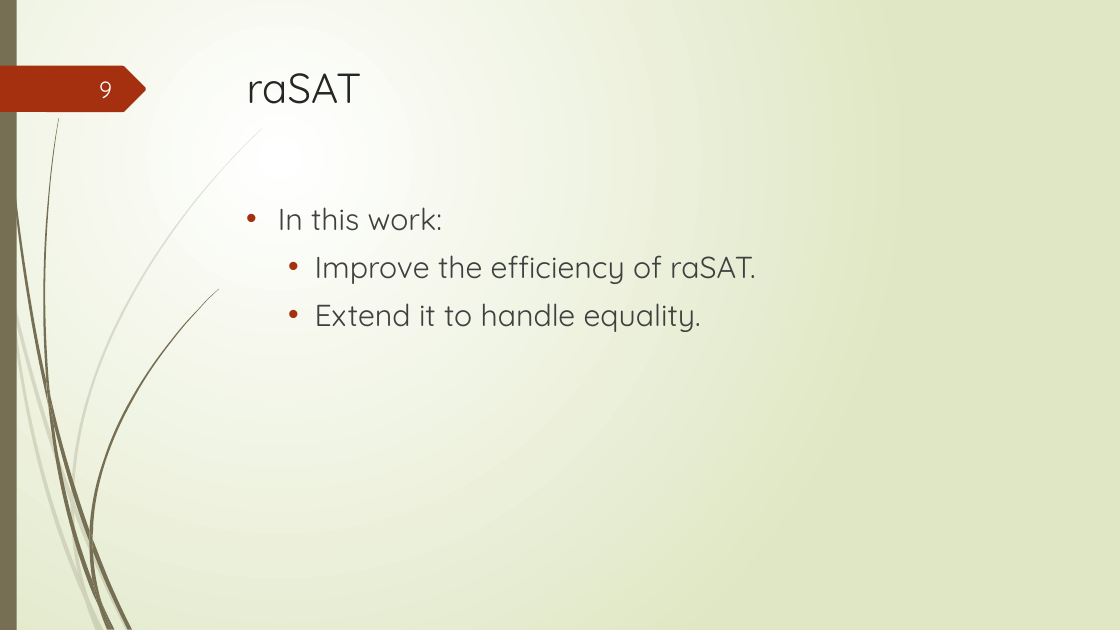
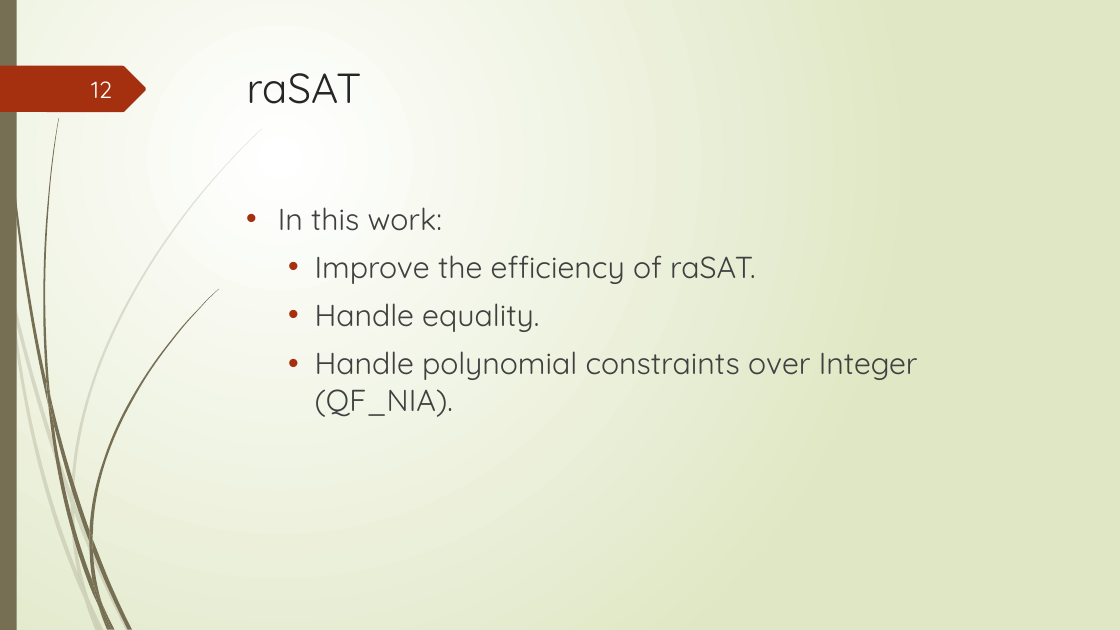
Before and after one commit to tungvx/raSAT, a slide deck: slide 12 of report/midterm.pptx (slide 9 before the commit). Drawn at 1120x630 pixels with LibreOffice and Linux fonts; fonts in the diff are those of the drawing. Boxes give left, top, right and bottom in pixels: in the first picture for what was removed or moved away, otherwise in the second. Text is boxed around its words. In the diff, an @@ line names an element or a change of style, - is before the commit and + after.

```diff
--- a/report/midterm.pptx
+++ b/report/midterm.pptx
@@ page number at (91,81,112,98): text changed @@
-9
+12
@@ text at (315,303,918,417): text changed @@
-  • Extend it to handle equality.
+  • Handle equality.
+  • Handle polynomial constraints over Integer (QF_NIA).
```
Also in this commit, not shown: 8 other slides changed, 7 slides added, 3 slides removed, 5 other files.
